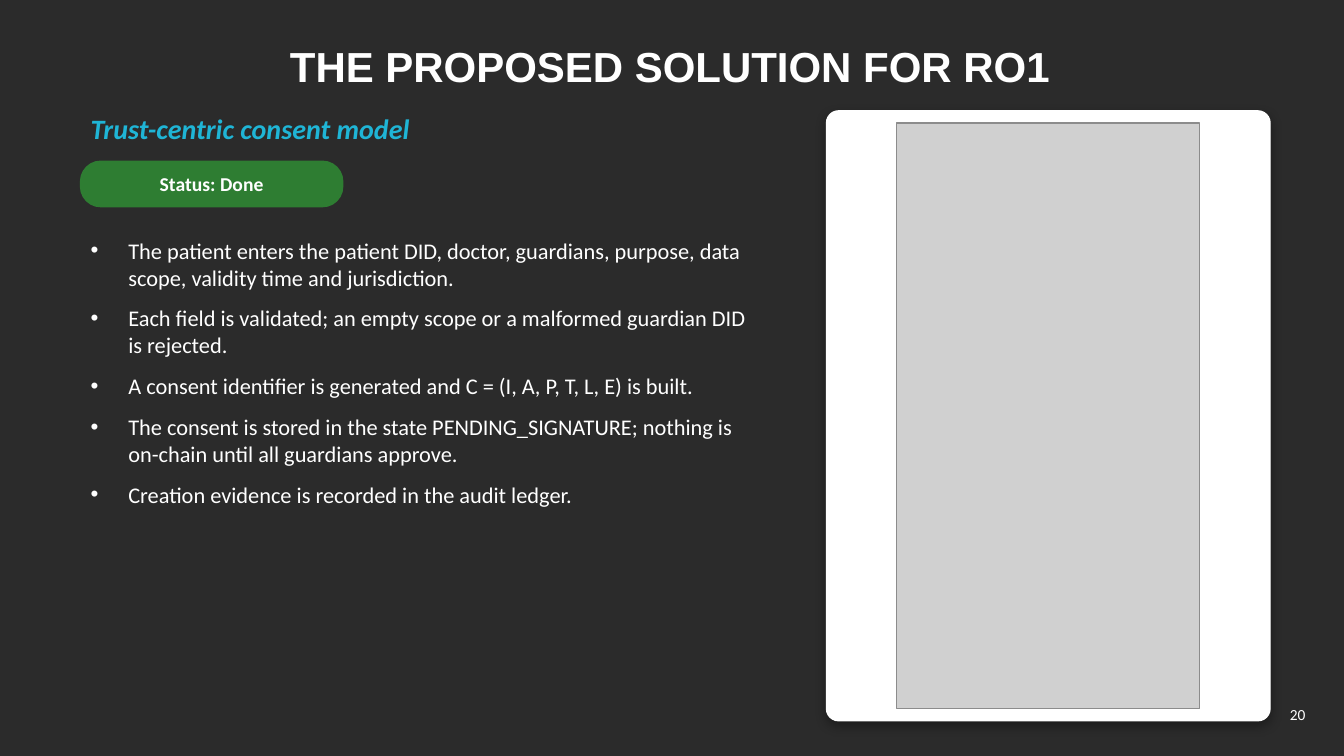
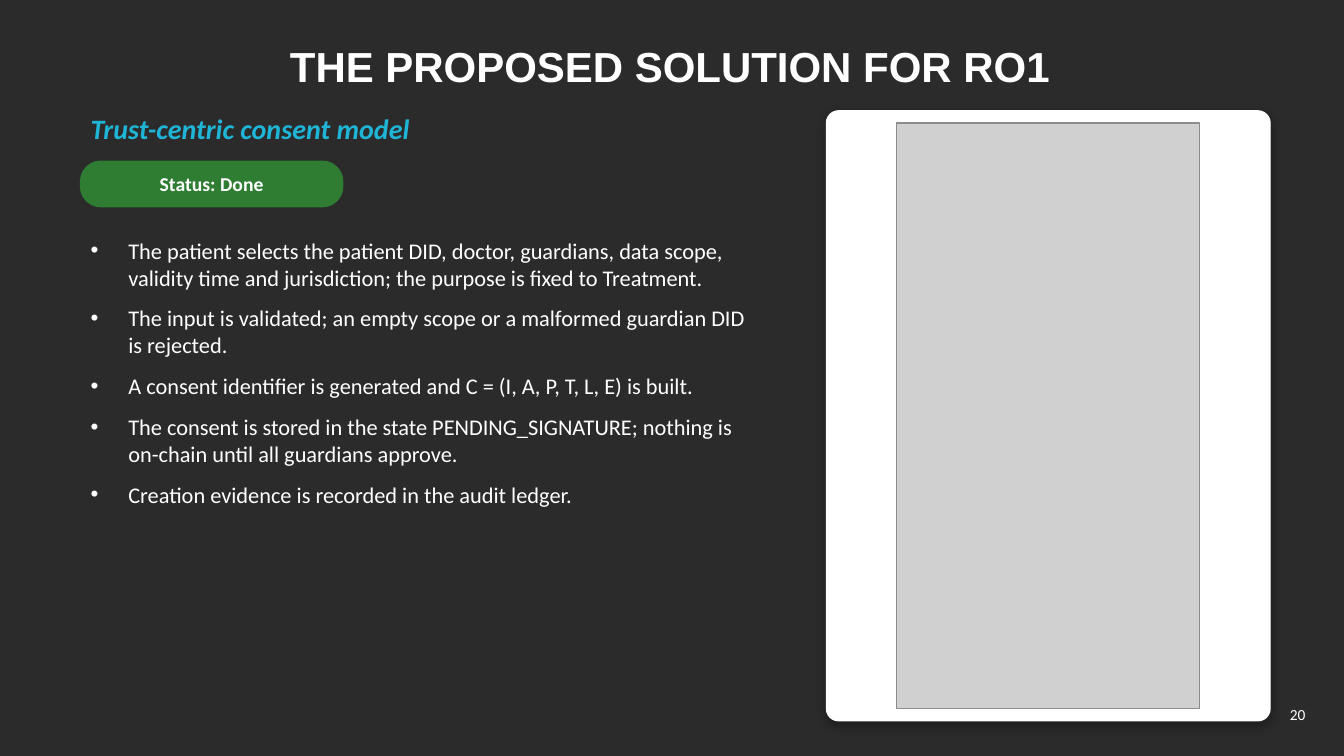
Before and after one commit to yasir12345678900/HealthRWA-Sepolia-Personal-try, a slide deck: slide 20 of docs/Yasir_CA2_Reassessment_Slides.pptx. Drawn at 1344x756 pixels with LibreOffice and Linux fonts; fonts in the diff are those of the drawing; grey boxes stand for pictures; background and template pictures are left out; a plain dark background stands for a picture behind light text. Boxes give left, top, right and bottom in pixels: in the first picture for what was removed or moved away, otherwise in the second. Text is boxed around its words. In the diff, an @@ line names an element or a change of style, - is before the commit and + after.

```diff
--- a/docs/Yasir_CA2_Reassessment_Slides.pptx
+++ b/docs/Yasir_CA2_Reassessment_Slides.pptx
@@ text at box(128, 243, 744, 357): text changed @@
-• The patient enters the patient DID, doctor, guardians, purpose, data scope, validity time and jurisdiction.
-• Each field is validated; an empty scope or a malformed guardian DID is rejected.
+• The patient selects the patient DID, doctor, guardians, data scope, validity time and jurisdiction; the purpose is fixed to Treatment.
+• The input is validated; an empty scope or a malformed guardian DID is rejected.
```
Also in this commit, not shown: 14 other slides changed.
